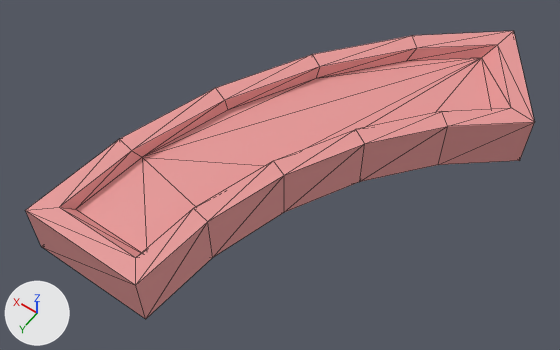
Renders of the glTF model Systems Offline/systems-offline/src/3d/Assets/General reuseable assets/Keypad/Key no 9.glb from each side of a commit.
Before and after are seen from a 50 mm camera at (0.137, 0.181, 0.602) aimed at (0.394, -0.179, 0.037). The axes (+X, +Y, +Z) are drawn at lower left. The lights are the same throughout. The picture after the commit comes second. Mesh edges are drawn as thin lines. Where no turn or scale is listed for an object, it has been applied to the vertices. Vertices at exactly the same position are counted once.

Names of what the first picture shows: 'Key no 9'.
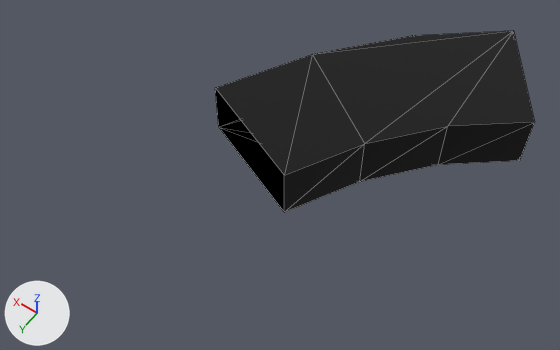
The newer file is also turned or shifted as a whole; pictures and numbers use the older file's frame.

Scene script edits in JSON lines:
```json
{"op": "set", "path": "mat_material.base_color", "old": "(0.8, 0.314, 0.309)", "new": "(0.0, 0.0, 0.0)", "note": "pink #e79897 -> black #000000"}
{"block": "me_circle_012", "where": "# used by ob_key_no_9; location = (0.0, 0.0, 0.0249)"}
{"op": "remove", "block": "me_circle_012", "code": "me_circle_012.from_pydata(...)  # 48 vertices, 92 faces; spans x 0.223..0.524, y -0.436..0.0, z 0.0..0.055"}
{"op": "add", "block": "me_circle_012", "code": "me_circle_012.from_pydata(...)  # 16 vertices, 26 faces; spans x 0.223..0.484, y -0.436..-0.154, z 0.0..0.055"}
{"block": "me_circle_012", "change": "me_circle_012 part 1"}
{"block": "me_circle_012", "change": "32 vertices are removed from x 0.248..0.524, y -0.408..0.0, z 0.0..0.055"}
{"block": "me_circle_012", "change": "75 faces are deleted"}
{"block": "me_circle_012", "change": "9 new faces join them"}
```

Boxes [x1, y1, x2, y2] around the edits, measured in the pictures (560 x 350 px):
```json
{"object": "Key no 9", "change": "recoloured, reshaped", "before": [25, 31, 534, 319], "after": [215, 31, 534, 212], "on screen": "pink to black, 37% narrower, 37% shorter"}
```
